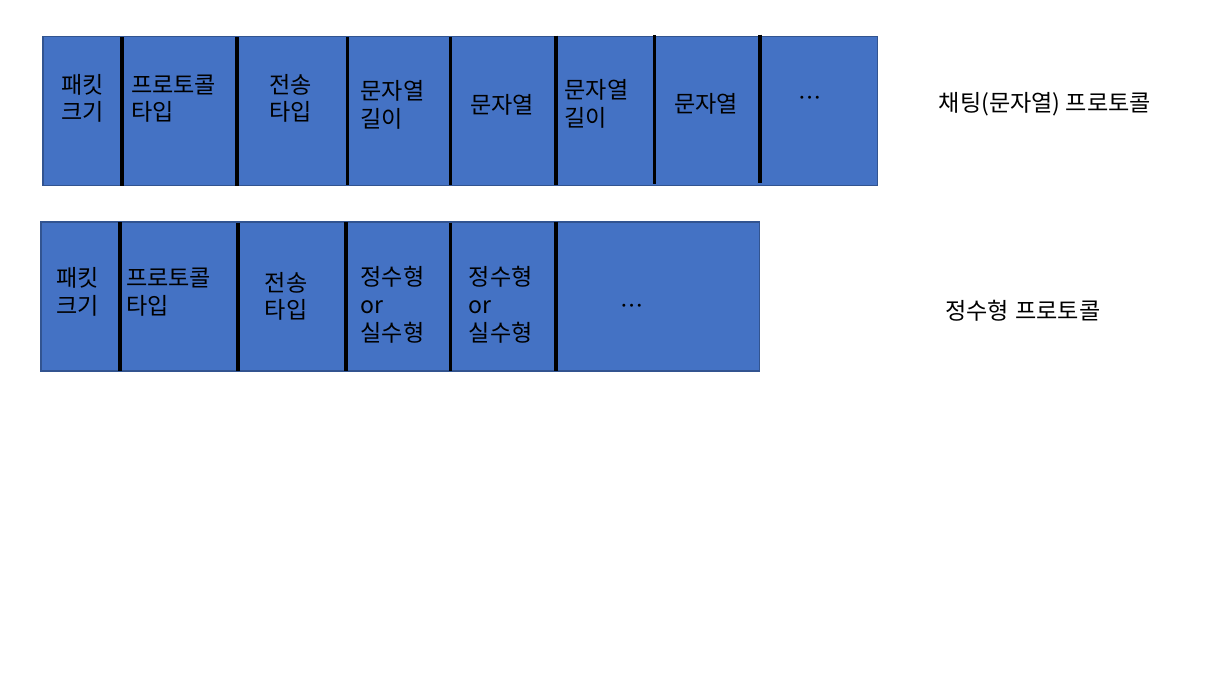
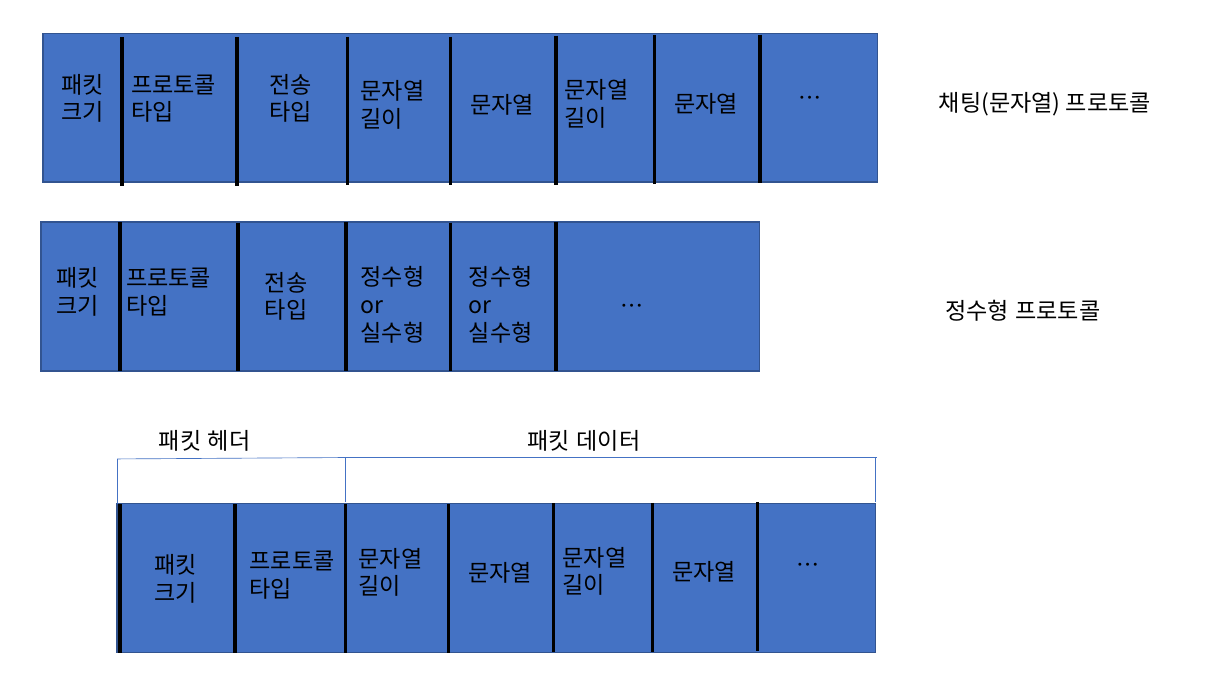
Before and after one commit to iris4865/H.A.S, a slide deck: slide 4 of 분산서버 구조 및 송수신데이터.pptx. Drawn at 1232x693 pixels with LibreOffice and Linux fonts; fonts in the diff are those of the drawing. Boxes give left, top, right and bottom in pixels: in the first picture for what was removed or moved away, otherwise in the second. Text is boxed around its words. In the diff, an @@ line names an element or a change of style, - is before the commit and + after.

```diff
--- a/분산서버 구조 및 송수신데이터.pptx
+++ b/분산서버 구조 및 송수신데이터.pptx
@@ rectangle moved from (x1=43, y1=37, x2=878, y2=186) to (x1=43, y1=33, x2=878, y2=182) @@
@@ text added at (x1=159, y1=430, x2=251, y2=451), 18 pt, text #000000 @@
+패킷 헤더
@@ text added at (x1=528, y1=430, x2=641, y2=451), 18 pt, text #000000 @@
+패킷 데이터
@@ line added from (117, 505) to (117, 459), #4472C4 0.5 pt @@
@@ line added from (117, 459) to (347, 457), #4472C4 0.5 pt @@
@@ line added from (346, 502) to (346, 457), #4472C4 0.5 pt @@
@@ line added from (346, 457) to (878, 457), #4472C4 0.5 pt @@
@@ line added from (875, 457) to (875, 502), #4472C4 0.5 pt @@
@@ rectangle added at (x1=117, y1=504, x2=876, y2=653), fill #4472C4, outline #325491 1 pt @@
@@ line added from (120, 505) to (120, 653), #000000 3 pt @@
@@ line added from (235, 505) to (235, 653), #000000 3 pt @@
@@ line added from (346, 505) to (346, 653), #000000 3 pt @@
@@ line added from (448, 505) to (448, 653), #000000 3 pt @@
@@ line added from (554, 504) to (554, 653), #000000 3 pt @@
@@ line added from (653, 503) to (653, 653), #000000 3 pt @@
@@ line added from (758, 502) to (758, 652), #000000 3 pt @@
@@ text added at (x1=154, y1=554, x2=197, y2=603), 18 pt, text #000000 @@
+패킷크기
@@ text added at (x1=250, y1=550, x2=335, y2=599), 18 pt, text #000000 @@
+프로토콜
+타입
@@ text added at (x1=359, y1=548, x2=423, y2=596), 18 pt, text #000000 @@
+문자열길이
@@ text added at (x1=468, y1=562, x2=532, y2=583), 18 pt, text #000000 @@
+문자열
@@ text added at (x1=563, y1=547, x2=627, y2=595), 18 pt, text #000000 @@
+문자열길이
@@ text added at (x1=672, y1=561, x2=736, y2=582), 18 pt, text #000000 @@
+문자열
@@ text added at (x1=787, y1=546, x2=916, y2=583), 18 pt, text #000000 @@
+…
```
Also in this commit, not shown: 1 other slide changed, 1 slide added, 2 other files.
